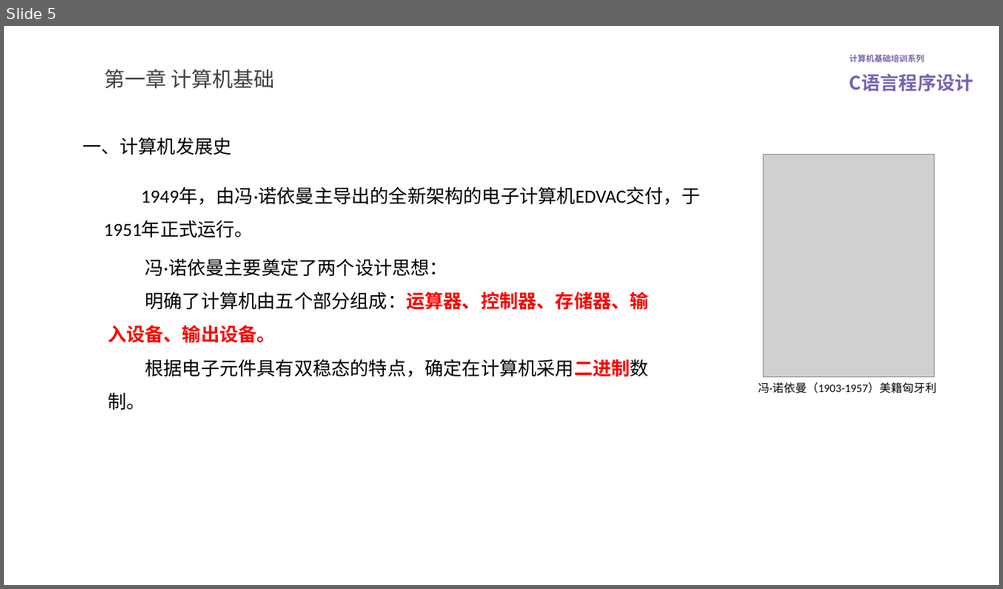
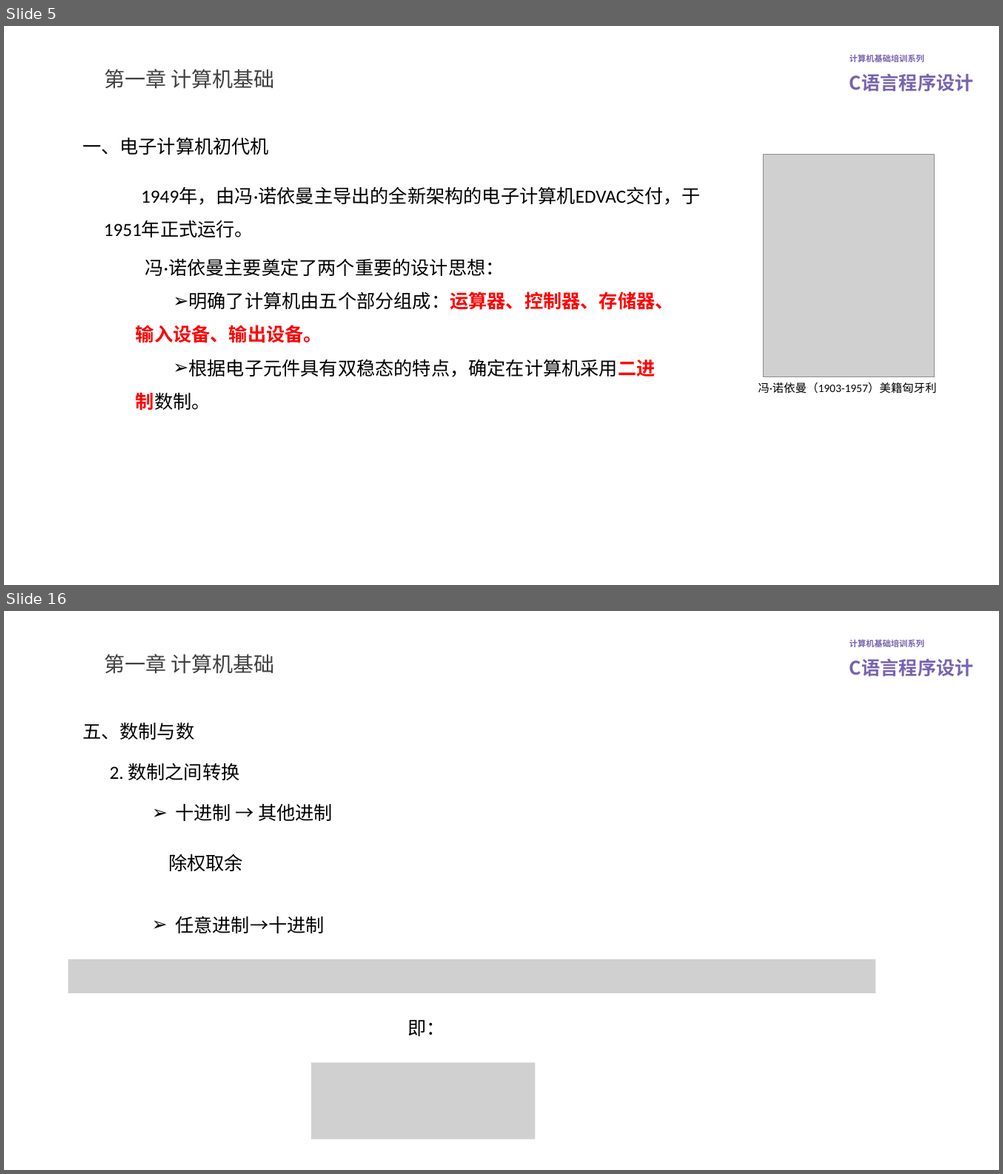
Before and after one commit to lovegce/training-courseware, a slide deck: C语言程序设计.pptx. Shown one above the other, each under a label of ours: slide 5 before the commit, slides 5 and 16 after it; the slides between them are not shown. The pictures are 1003x589 and 1003x1174 pixels, drawn with LibreOffice and Linux fonts; fonts in the diff are those of the drawing; grey boxes stand for pictures; background and template pictures are left out. Boxes give left, top, right and bottom in pixels: in the first picture for what was removed or moved away, otherwise in the second. Text is boxed around its words. In the diff, an @@ line names an element or a change of style, - is before the commit and + after.

Commit message:
添加计算机语言发展、计算机组成、性能指标、数制及运算

```diff
--- a/C语言程序设计.pptx
+++ b/C语言程序设计.pptx
@@ slide 16 added at (4,611,999,1170), background #FFFFFF; not listed: 2 template elements that a slide beside it also shows @@
@@ title added at (104,654,274,674), 20 pt, text #404040 @@
+第一章 计算机基础
@@ text added at (82,722,194,740), 18 pt, text #000000 @@
+五、数制与数
@@ text added at (110,763,239,780), 18 pt, text #000000 @@
+2. 数制之间转换
@@ text added at (175,804,333,821), 18 pt, text #000000 @@
+➢ 十进制 → 其他进制
@@ text added at (168,854,243,871), 18 pt, text #000000 @@
+除权取余
@@ text added at (175,916,324,934), 18 pt, text #000000 @@
+➢ 任意进制→十进制
@@ picture added at (68,960,876,993) @@
@@ text added at (407,1020,444,1037), 18 pt, text #000000 @@
+即：
@@ picture added at (311,1063,535,1140) @@
@@ slide 5 changed as well @@
@@ text at (82,137,269,155): text changed @@
-一、计算机发展史
+一、电子计算机初代机
@@ text at (145,258,504,276): text changed @@
-冯·诺依曼主要奠定了两个设计思想：
+冯·诺依曼主要奠定了两个重要的设计思想：
@@ text at (136,292,673,411): bullet none to ➢ @@
```
Also in this commit, not shown: 3 other slides changed, 12 other slides added, 4 other files.
